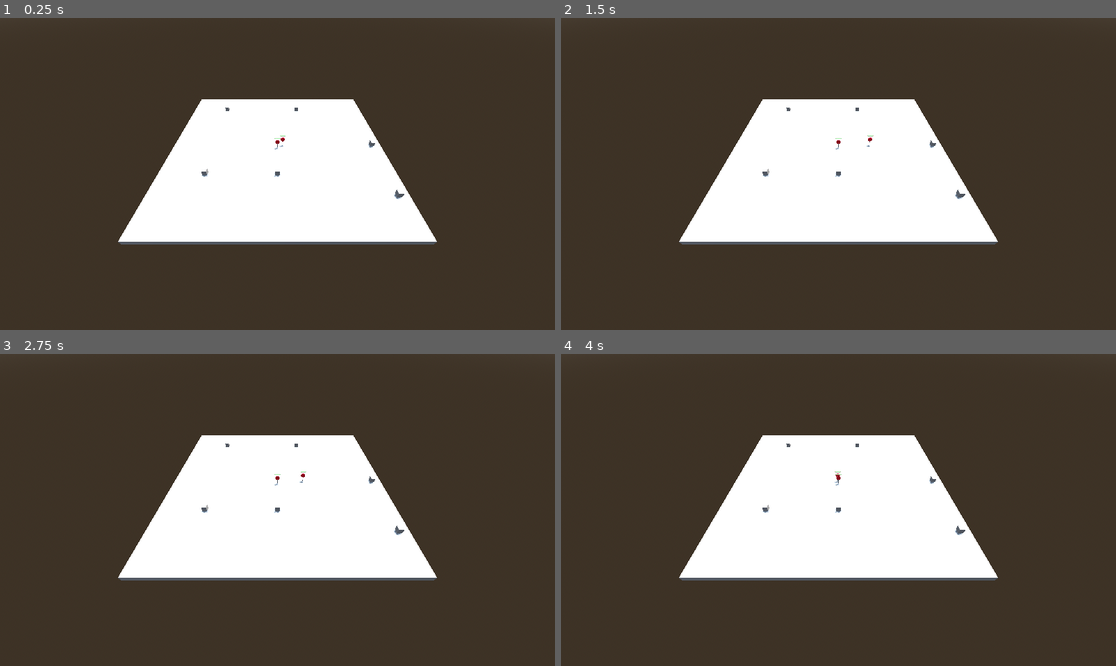
Above: before the commit, frames 1-4 (two rows, left to right).
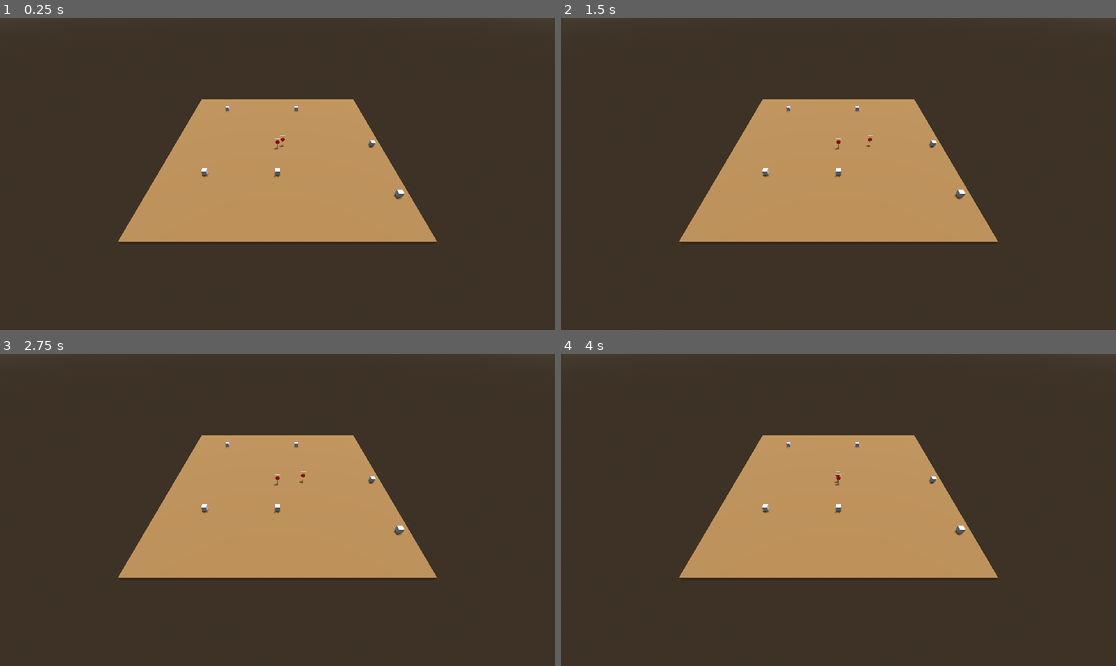
Above: after the commit, the same moments.

Repository: jonathaneeckhout/godot-fps-multiplayer
Game: Godot game, scene res://scenes/game/game.tscn
The game is run twice, just before and just after one commit, with the same random seed, the same clock (stepped at 60 frames per second) and the same inputs. This scene is started directly instead of the project's main scene.
Inputs (mouse positions are in pixels of both pictures, inside the frame that each line leads up to):
- Up to frame 1 (0.25 s): no input
- Up to frame 2 (1.5 s): move the mouse to (960, 158) at 0.52 s; press the mouse at (960, 158) at 0.53 s; hold D (strafe_right) 0.53-1.28 s; tap Space (jump) at 0.77, 0.8, 1.07, 1.35 s; tap Enter at 1.25 s; move the mouse to (727, 189) at 1.27 s; release the mouse at (727, 189) at 1.28 s; hold S (move_down) from 1.28 s (still down)
- Up to frame 3 (2.75 s): tap Space (jump) at 1.52, 1.82, 2.3 s; click (166, 525) at 1.55 s; move the mouse to (333, 441) at 2.02 s; release S (move_down) at 2.03 s; press the mouse at (333, 441) at 2.03 s; hold D (strafe_right) from 2.03 s (still down)
- Up to frame 4 (4 s): move the mouse to (810, 572) at 2.77 s; release D (strafe_right) at 2.78 s; release the mouse at (810, 572) at 2.78 s; hold W (move_up) 2.78-3.53 s; click (810, 572) at 2.85 s; tap Space (jump) at 3.02, 3.32, 3.5, 3.6, 3.77 s; move the mouse to (1005, 556) at 3.52 s; hold A (strafe_left) from 3.53 s (still down)

The runs differ from the first frame. In frame 1, 20% of the frame differs, in the area x 21-79%, y 26-73%; in frame 2, 20%; in frame 3, 20%; in frame 4, 20%.
Error in both runs: Assertion failed. (res://components/map/player_spawner/player_spawner.gd:18)

Commit message:
reloading working

Diff:
--- a/classes/gun.gd
+++ b/classes/gun.gd
@@ -44,6 +44,19 @@
     return true
 
 
+func reload() -> bool:
+    if is_out_of_ammo():
+        return false
+
+    var bullets_needed: int = mag_size - magazine
+    var bullets_to_reload: int = min(bullets_needed, spare_bullets)
+
+    magazine += bullets_to_reload
+    spare_bullets -= bullets_to_reload
+
+    return true
+
+
 func is_mag_empty() -> bool:
     return magazine == 0
 
@@ -56,5 +69,9 @@
     return magazine
 
 
+func get_spare_bullets() -> int:
+    return spare_bullets
+
+
 func get_damage() -> int:
     return damage
--- a/components/player/gun_synchronizer/gun_synchronizer.gd
+++ b/components/player/gun_synchronizer/gun_synchronizer.gd
@@ -2,6 +2,7 @@
 extends Node
 
 signal fired()
+signal reloaded()
 
 @export var gun: Gun = null
 
@@ -39,25 +40,22 @@
     if inputs.is_empty():
         return
 
-    for input in inputs:
-        if not input["fi"]:
-            continue
+    for input: Dictionary in inputs:
+        handle_fire(input["ts"], input["fi"])
 
-        if gun == null:
-            continue
-
-        if not gun.fire():
-            continue
-
-        lag_compensate_shot(input["ts"])
-
-        fired.emit()
+        handle_reload(input["re"])
 
     last_timestamp = inputs[-1]["ts"]
 
 
 func local_client_physics_process(_delta: float) -> void:
-    if not player_input.fire:
+    handle_fire(Connection.clock_synchronizer.get_time(), player_input.fire)
+
+    handle_reload(player_input.reload)
+
+
+func handle_fire(timestamp: float, fire: bool) -> void:
+    if not fire:
         return
 
     if gun == null:
@@ -66,8 +64,22 @@
     if not gun.fire():
         return
 
+    if network_node.mode == NetworkNode.Modes.SERVER:
+        lag_compensate_shot(timestamp)
+
     fired.emit()
 
+func handle_reload(reload: bool) -> void:
+    if not reload:
+        return
+
+    if gun == null:
+        return
+
+    if not gun.reload():
+        return
+
+    reloaded.emit()
 
 func equip_gun(new_gun: Gun) -> Gun:
     var old_gun: Gun = gun
@@ -159,3 +171,6 @@
     )
 
     return space.intersect_ray(query)
+
+func get_gun() -> Gun:
+    return gun
--- a/components/player/player_input/player_input.gd
+++ b/components/player/player_input/player_input.gd
@@ -10,6 +10,7 @@
 var look_angle: Vector2 = Vector2.ZERO
 var jump: bool = false
 var fire: bool = false
+var reload: bool = false
 var next_weapon: bool = false
 var previous_weapon: bool = false
 var timestamp: float = 0.0
@@ -67,6 +68,8 @@
 
     fire = Input.is_action_pressed("fire")
 
+    reload = Input.is_action_just_pressed("reload")
+
     if _override_mouse:
         look_angle = Vector2.ZERO
     else:
@@ -80,12 +83,12 @@
     _wheel_up = false
     _wheel_down = false
 
-    add_input(timestamp, direction, look_angle, jump, fire)
+    add_input(timestamp, direction, look_angle, jump, fire, reload)
 
-    _sync_input.rpc_id(1, timestamp, direction, look_angle, jump, fire)
+    _sync_input.rpc_id(1, timestamp, direction, look_angle, jump, fire, reload)
 
-func add_input(ts: float, di: Vector2, la: Vector2, ju: bool, fi: bool) -> void:
-    input_buffer.append({"ts": ts, "di": di, "la": la, "ju": ju, "fi": fi})
+func add_input(ts: float, di: Vector2, la: Vector2, ju: bool, fi: bool, re: bool) -> void:
+    input_buffer.append({"ts": ts, "di": di, "la": la, "ju": ju, "fi": fi, "re": re})
 
     if input_buffer.size() > input_buffer_size:
         input_buffer.remove_at(0)
@@ -95,6 +98,7 @@
 
     for input in input_buffer:
         var ts: float = input["ts"]
+
         # Don't take the from field as it would result in too many inputs (thus no ts >= from but ts > from)
         if ts > from and ts <= to:
             filtered_inputs.append(input)
@@ -102,7 +106,7 @@
     return filtered_inputs
 
 @rpc("call_remote", "any_peer", "reliable")
-func _sync_input(ts: float, di: Vector2, la: Vector2, ju: bool, fi: bool) -> void:
+func _sync_input(ts: float, di: Vector2, la: Vector2, ju: bool, fi: bool, re: bool) -> void:
     if not multiplayer.is_server():
         return
 
@@ -110,4 +114,4 @@
     if network_node.peer_id != peer_id:
         return
 
-    add_input(ts, di, la, ju, fi)
+    add_input(ts, di, la, ju, fi, re)
--- a/project.godot
+++ b/project.godot
@@ -61,6 +61,11 @@
 "events": [Object(InputEventMouseButton,"resource_local_to_scene":false,"resource_name":"","device":-1,"window_id":0,"a …(253 unchanged characters)…
 ]
 }
+reload={
+"deadzone": 0.2,
+"events": [Object(InputEventKey,"resource_local_to_scene":false,"resource_name":"","device":-1,"window_id":0,"alt_pressed":false,"shift_pressed":false,"ctrl_pressed":false,"meta_pressed":false,"pressed":false,"keycode":0,"physical_keycode":82,"key_label":0,"unicode":114,"location":0,"echo":false,"script":null)
+]
+}
 
 [rendering]
 
--- a/scenes/game/game.tscn
+++ b/scenes/game/game.tscn
@@ -17,7 +17,11 @@
 sky = SubResource("Sky_0sr1o")
 tonemap_mode = 2
 
+[sub_resource type="StandardMaterial3D" id="StandardMaterial3D_kelw5"]
+albedo_color = Color(0.394678, 0.282171, 0.147099, 1)
+
 [sub_resource type="BoxMesh" id="BoxMesh_yyfjg"]
+material = SubResource("StandardMaterial3D_kelw5")
 size = Vector3(50, 1, 50)
 
 [sub_resource type="ConcavePolygonShape3D" id="ConcavePolygonShape3D_0sr1o"]
--- a/scenes/player/player.tscn
+++ b/scenes/player/player.tscn
@@ -10,6 +10,7 @@
 [ext_resource type="PackedScene" uid="uid://dyoo4ranajnsr" path="res://components/networking/health_synchronizer/health_synchronizer.tscn" id="8_5gtgg"]
 [ext_resource type="PackedScene" uid="uid://bcmo2l1i1nx5g" path="res://components/player/gun_synchronizer/gun_synchronizer.tscn" id="8_je7p5"]
 [ext_resource type="PackedScene" uid="uid://bxpq3pehfwvmq" path="res://components/other_health_bar/other_health_bar.tscn" id="10_h17s1"]
+[ext_resource type="PackedScene" uid="uid://b8gqb8nuxmijf" path="res://scenes/player/ui/ammunition_display/ammunition_display.tscn" id="11_je7p5"]
 
 [sub_resource type="CapsuleShape3D" id="CapsuleShape3D_ya1xr"]
 
@@ -234,17 +235,24 @@
 [node name="HUDCanvasLayer" type="CanvasLayer" parent="."]
 unique_name_in_owner = true
 
-[node name="MarginContainer" type="MarginContainer" parent="HUDCanvasLayer"]
-anchors_preset = 1
+[node name="GunStats" type="MarginContainer" parent="HUDCanvasLayer"]
+anchors_preset = 3
 anchor_left = 1.0
+anchor_top = 1.0
 anchor_right = 1.0
+anchor_bottom = 1.0
 offset_left = -256.0
-offset_bottom = 40.0
+offset_top = -64.0
 grow_horizontal = 0
+grow_vertical = 0
 theme_override_constants/margin_left = 16
 theme_override_constants/margin_top = 16
 theme_override_constants/margin_right = 16
 theme_override_constants/margin_bottom = 16
+
+[node name="AmmunitionDisplay" parent="HUDCanvasLayer/GunStats" node_paths=PackedStringArray("gun_synchronizer") instance=ExtResource("11_je7p5")]
+layout_mode = 2
+gun_synchronizer = NodePath("../../../GunSynchronizer")
 
 [node name="Label" type="Label" parent="HUDCanvasLayer"]
 anchors_preset = 8
--- /dev/null
+++ b/scenes/player/ui/ammunition_display/ammunition_display.gd
@@ -0,0 +1,31 @@
+class_name AmmunitionDisplay
+extends Control
+
+@export var gun_synchronizer: GunSynchronizer = null
+
+func _ready() -> void:
+    assert(gun_synchronizer != null, "GunSynchronizer not set")
+
+    gun_synchronizer.fired.connect(_on_fired)
+    gun_synchronizer.reloaded.connect(_on_reloaded)
+
+    update_display()
+
+
+func update_display() -> void:
+    var gun: Gun = gun_synchronizer.get_gun()
+
+    if gun == null:
+        %AmmoLabel.text = "- / -"
+
+        return
+
+    %AmmoLabel.text = "{0} / {1}".format([gun.get_magazine(), gun.get_spare_bullets()])
+
+
+func _on_fired() -> void:
+    update_display()
+
+
+func _on_reloaded() -> void:
+    update_display()
--- /dev/null
+++ b/scenes/player/ui/ammunition_display/ammunition_display.tscn
@@ -0,0 +1,30 @@
+[gd_scene load_steps=2 format=3 uid="uid://b8gqb8nuxmijf"]
+
+[ext_resource type="Script" uid="uid://dhxv5nqdt21co" path="res://scenes/player/ui/ammunition_display/ammunition_display.gd" id="1_i6xtq"]
+
+[node name="AmmunitionDisplay" type="Control"]
+custom_minimum_size = Vector2(128, 32)
+layout_mode = 3
+anchors_preset = 15
+anchor_right = 1.0
+anchor_bottom = 1.0
+offset_right = -1024.0
+offset_bottom = -616.0
+grow_horizontal = 2
+grow_vertical = 2
+script = ExtResource("1_i6xtq")
+
+[node name="AmmoLabel" type="Label" parent="."]
+unique_name_in_owner = true
+layout_mode = 1
+anchors_preset = 6
+anchor_left = 1.0
+anchor_top = 0.5
+anchor_right = 1.0
+anchor_bottom = 0.5
+offset_left = -40.0
+offset_top = -11.5
+offset_bottom = 11.5
+grow_horizontal = 0
+grow_vertical = 2
+text = "0 / 0"
Not shown: 1 places in scenes/game/game.tscn that only renumber resources
Not shown: 1 places in scenes/player/player.tscn that only renumber resources
Not shown, added: scenes/player/ui/ammunition_display/ammunition_display.gd.uid
